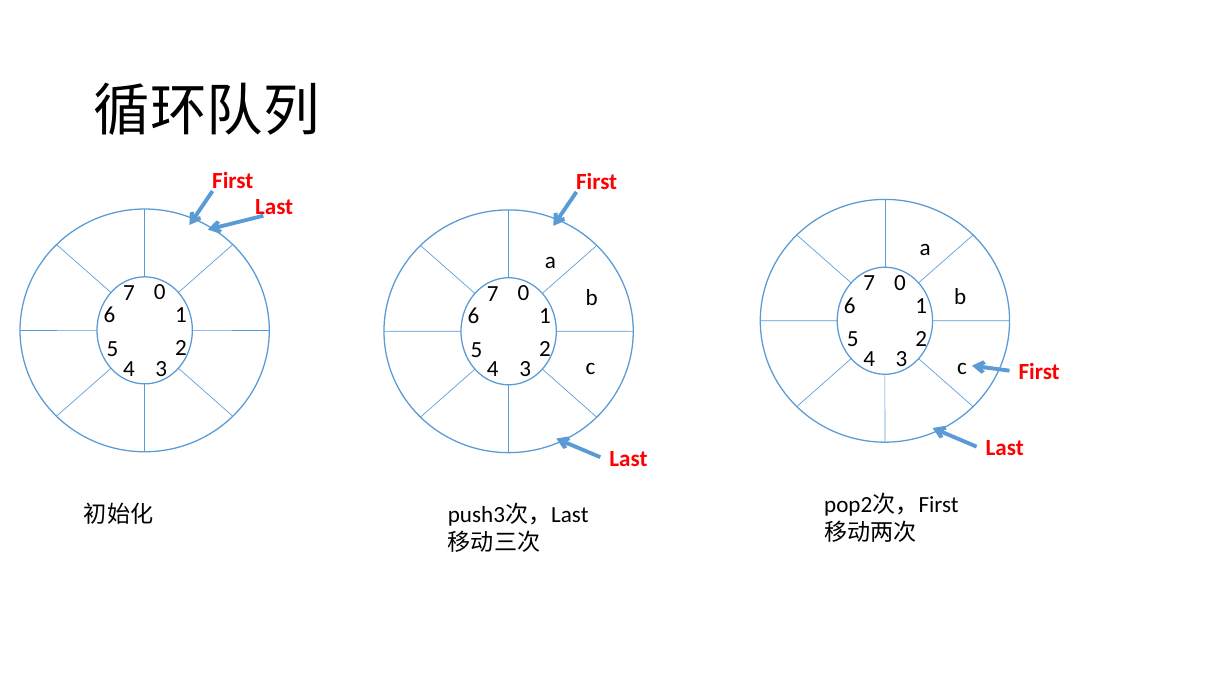
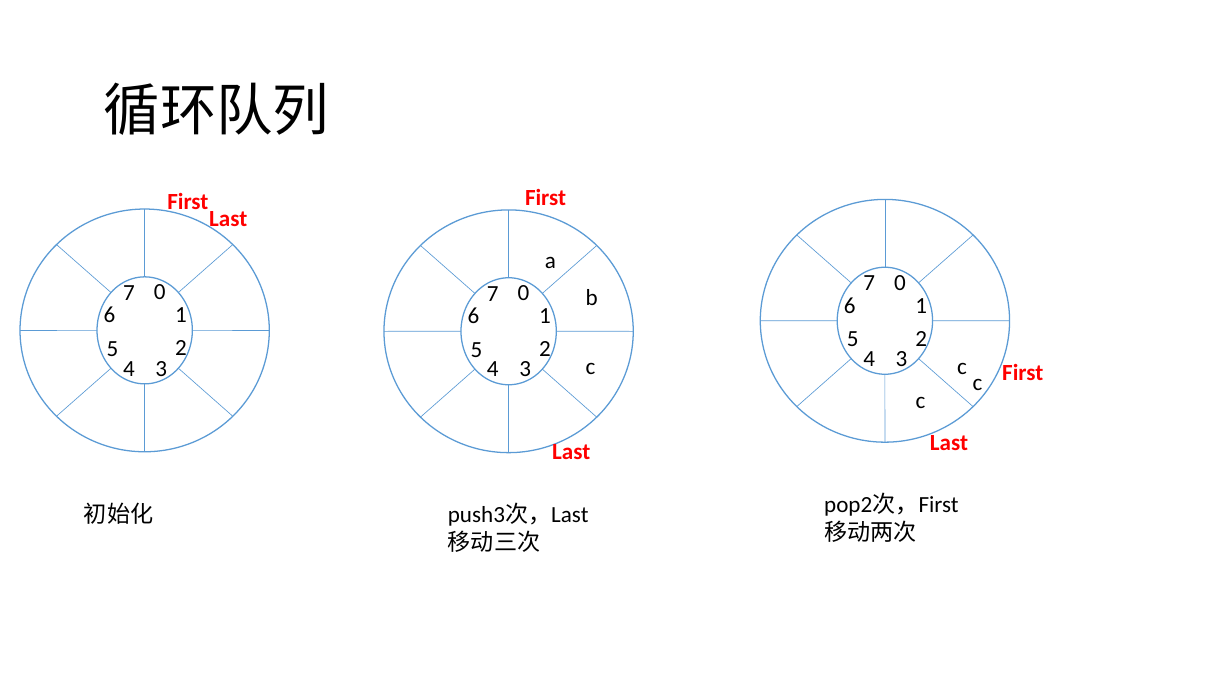
Before and after one commit to Waynefn/cpp_ds_algo, a slide deck: slide 10 of ppt.pptx (slide 5 before the commit). Drawn at 1232x693 pixels with LibreOffice and Linux fonts; fonts in the diff are those of the drawing. Boxes give left, top, right and bottom in pixels: in the first picture for what was removed or moved away, otherwise in the second. Text is boxed around its words. In the diff, an @@ line names an element or a change of style, - is before the commit and + after.

```diff
--- a/ppt.pptx
+++ b/ppt.pptx
@@ title "循环队列": place and size @@
-title "循环队列" at [94,82,320,135]
+title "循环队列" at [104,82,330,135]
@@ text "First": place and size @@
-text "First" at [576,173,617,196]
+text "First" at [525,189,566,211]
@@ text "First": place and size @@
-text "First" at [212,172,253,195]
+text "First" at [167,193,208,215]
@@ arrow removed from (213, 191) to (189, 225) @@
@@ text "Last": place and size @@
-text "Last" at [255,199,293,220]
+text "Last" at [209,211,247,233]
@@ arrow removed from (577, 192) to (554, 226) @@
@@ arrow removed from (263, 215) to (208, 229) @@
@@ text removed at [920,243,931,255] @@
-a
@@ text removed at [954,288,966,304] @@
-b
@@ text "First": place and size @@
-text "First" at [1019,363,1060,379]
+text "First" at [1002,361,1043,380]
@@ arrow removed from (1010, 371) to (972, 366) @@
@@ text added at [973,378,983,396], 18 pt, text #000000 @@
+c
@@ text added at [916,396,926,408], 18 pt, text #000000 @@
+c
@@ text "Last" rewrapped from [609,451,647,466] to [552,440,590,459] @@
@@ arrow removed from (601, 457) to (556, 439) @@
@@ text "Last" rewrapped from [986,440,1024,455] to [930,430,968,450] @@
@@ arrow removed from (977, 446) to (933, 428) @@
```
Also in this commit, not shown: 5 other slides changed, 8 slides added, 3 other files.
